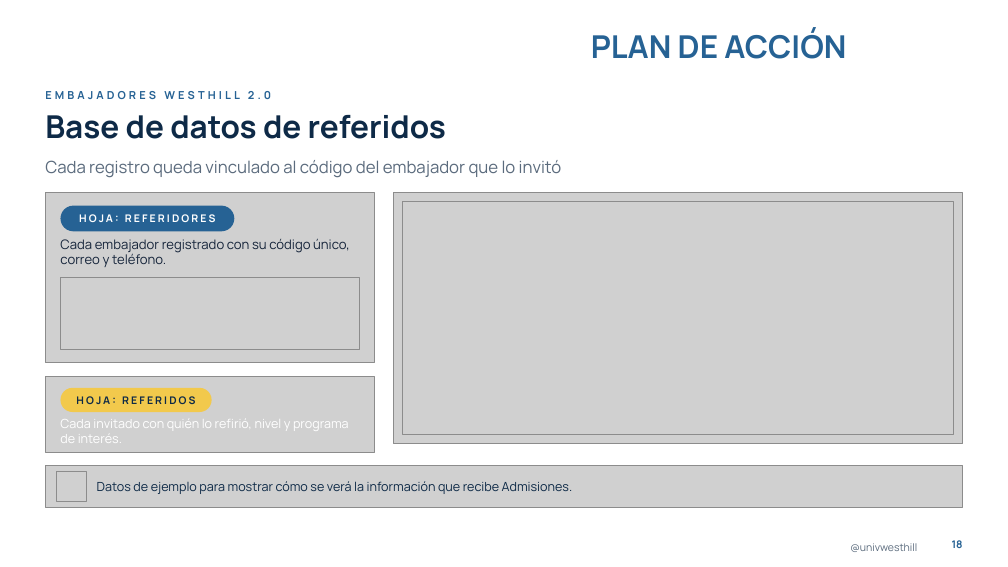
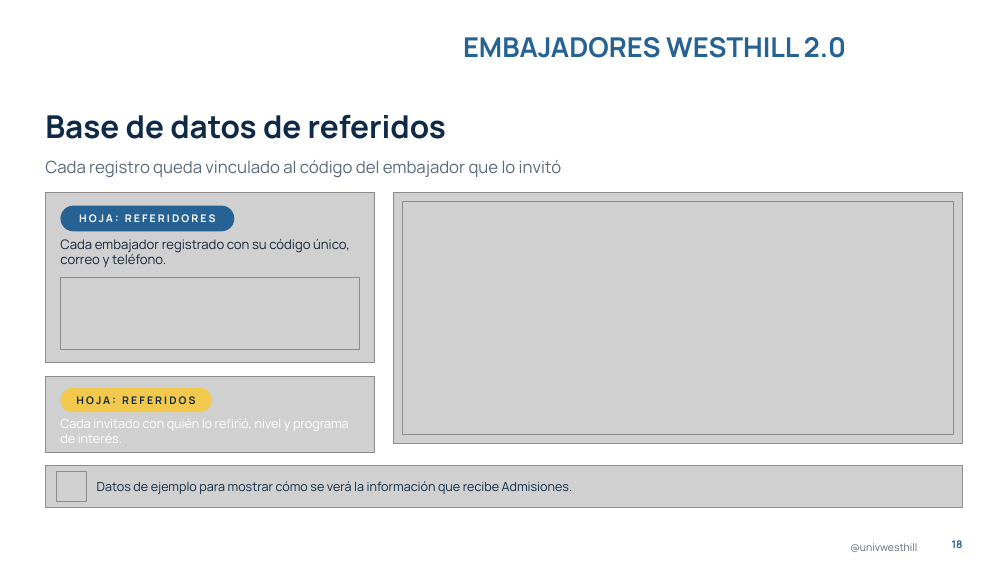
Before and after one commit to dnmcamiloedson-arch/EdUW, a slide deck: slide 18 of presentaciones/Plan_de_Accion_Embajadores_Westhill_2027.pptx. Drawn at 1008x567 pixels with LibreOffice and Linux fonts; fonts in the diff are those of the drawing; grey boxes stand for pictures; background and template pictures are left out. Boxes give left, top, right and bottom in pixels: in the first picture for what was removed or moved away, otherwise in the second. Text is boxed around its words. In the diff, an @@ line names an element or a change of style, - is before the commit and + after.

```diff
--- a/presentaciones/Plan_de_Accion_Embajadores_Westhill_2027.pptx
+++ b/presentaciones/Plan_de_Accion_Embajadores_Westhill_2027.pptx
@@ text "EMBAJADORES WESTHILL 2.0": place and size @@
-text "EMBAJADORES WESTHILL 2.0" at (45, 91, 271, 99)
+text "EMBAJADORES WESTHILL 2.0" at (463, 37, 846, 58)
@@ text "EMBAJADORES WESTHILL 2.0" at (463, 37, 846, 58): size 10.5 to 26 pt, letter spacing 3 to 0 pt; alignment left to right @@
@@ text removed at (591, 29, 846, 59) @@
-PLAN DE ACCIÓN
```
Also in this commit, not shown: 14 other slides changed.
